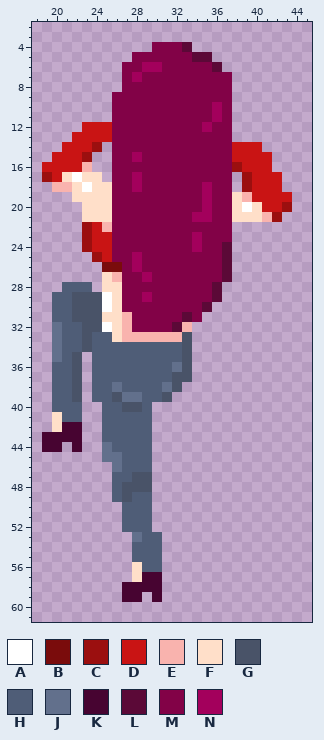
Two states of a pixel-art sprite, CasaDesDiamantes/sprites/playerDualBarettasStance_spr/layers/d1ae9027-58be-45df-8d58-c8283db52cc9/3e6e376f-020b-4f08-99cb-29c5e5191b87.png. This is how it looked before the edit.
The file is 64x62 pixels. Shown: x 18..45, y 2..61.
Palette (. is transparent): A #ffffff  B #7a0c0c  C #9b0f0f  D #c91414  E #f9b3ae  F #ffdfc9  G #495368  H #4f5d77  J #62708c  K #470431  L #5b0937  M #820247  N #a3005c
Pixels before, first column x 19:
 4 ...........MMML..........
 5 .........MMMMMMLL........
 6 ........MMNNMMMMML.......
 7 ........MNMMMMMMMMM......
 8 ........MMMMMMMMMMM......
 9 .......MMMMMMMMMMMM......
10 .......MMMMMMMMMMNM......
11 .......MMMMMMMMMMNM......
12 ....DDDMMMMMMMMMNMM......
13 ...DDDDMMMMMMMMMMMM......
14 ..DDDC.MMMMMMMMMMMMDDD...
15 .DDDC..MMNMMMMMMMMMDDDD..
16 DDDDE..MMMMMMMMMMMMCDDD..
17 CDFAFF.MMNMMMMMMMMM.CDDD.
18 .EEFAFFMMNMMMMMMNMM.CDDD.
19 ...FFFFMMMMMMMMMNMMFEDDDD
20 ....FFFMMMMMMMMMNMMFAFDDC
21 ....FFFMMMMMMMMNNMMFFFEC.
22 ....CDEMMMMMMMMMMMM......
23 ....CDDMMMMMMMMNMMM......
24 ....CDDMMMMMMMMNMML......
25 .....CDMMNMMMMMMMML......
26 ......BBMNMMMMMMMML......
27 ......FEMMNMMMMMMML......
28 ..HHH.FFMMMMMMMMML.......
29 .HHGGGAFMMNMMMMMML.......
30 .HHGGGAFMMMMMMMML........
31 .HHGGGFFEMMMMMLM.........
32 .JHHGGAFEMMMMLE..........
33 .JHHGHHFEEEEEEG..........
34 .JHHGHHHHHHHHHG..........
35 .JHG.HHHHHHHHHG..........
36 .HHG.HHHHHHHHJG..........
37 .HHG.HHHHHHHHGG..........
38 .HHG.HHJHHHHJG...........
39 .HHG.HHGJJHHG............
40 .HHH..HHGGH..............
41 .FHH..HHHHH..............
42 .FKK..HHHHH..............
43 KKKK..HHHHH..............
44 KK.K..JHHHH..............
45 ......JJHHH..............
46 .......JHHH..............
47 .......HHGG..............
48 .......HGGG..............
49 .......HGHH..............
50 ........HHH..............
51 ........HHH..............
52 ........HHH..............
53 .........JHH.............
54 .........HHH.............
55 .........HHH.............
56 .........FHH.............
57 .........FKK.............
58 ........KKKK.............
59 ........KK.K.............
After the commit:
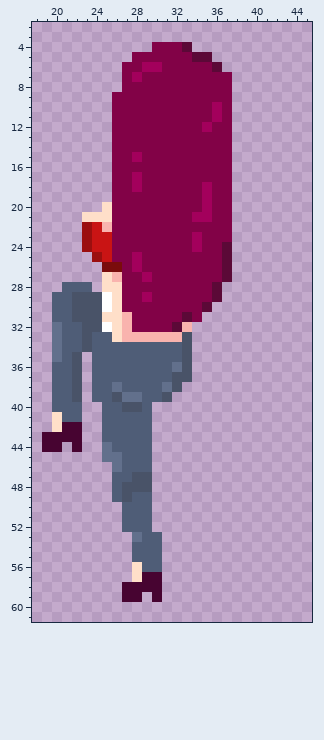
Change:
The edit erases colour A in row 17 at x 22; in row 18 at x 23; in row 20 at x 39.
The edit erases colour C in row 14 at x 24; in row 15 at x 23; in row 16 at x 38; in row 17 at x 19 and 39; in row 18 at x 39; in row 20 at x 43.
The edit erases colour C in row 21 at x 42.
The edit erases colour D in row 12 at x 23 to 25; in row 13 at x 22 to 25; in row 14 at x 21 to 23 and 38 to 40; in row 15 at x 20 to 22 and 38 to 41; in row 16 at x 19 to 22 and 39 to 41; in row 17 at x 20 and 40 to 42.
The edit erases colour D in row 18 at x 40 to 42; in row 19 at x 40 to 43; in row 20 at x 41 to 42.
The edit erases colour E in row 16 at x 23; in row 18 at x 20 to 21; in row 19 at x 39; in row 21 at x 41.
The edit erases colour F in row 17 at x 21 and 23 to 24; in row 18 at x 22 and 24 to 25; in row 19 at x 22 to 25 and 38; in row 20 at x 23 to 24, 38 and 40; in row 21 at x 38 to 40.
Boxes around the changes in both pictures, in picture pixels (x1, y1, x2, y2):
erased: (42, 122, 112, 212)
erased: (232, 142, 292, 222)
